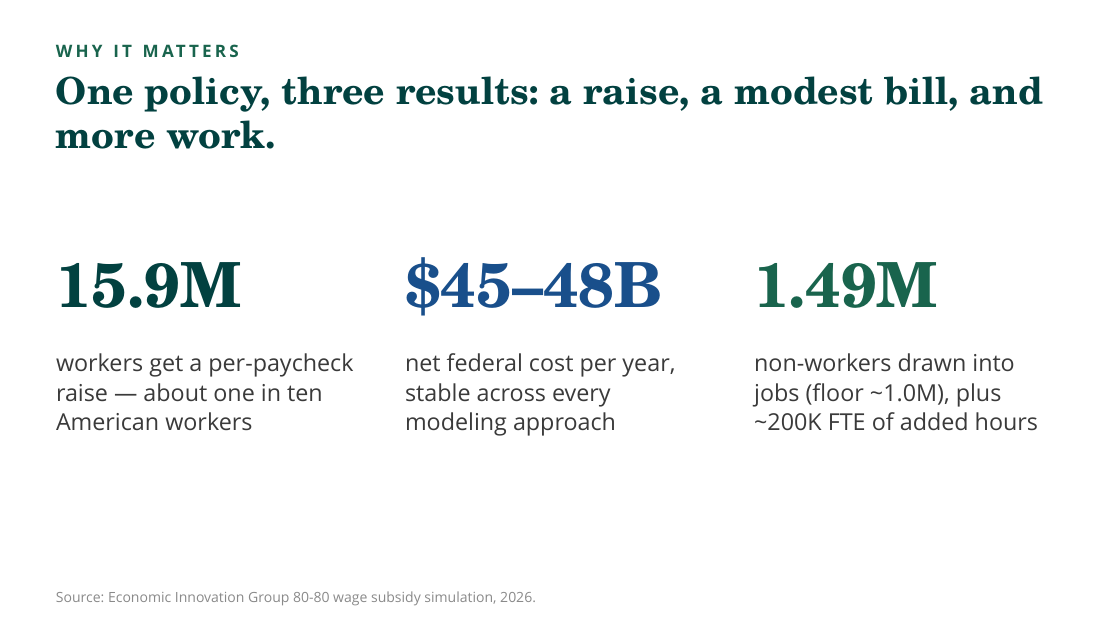
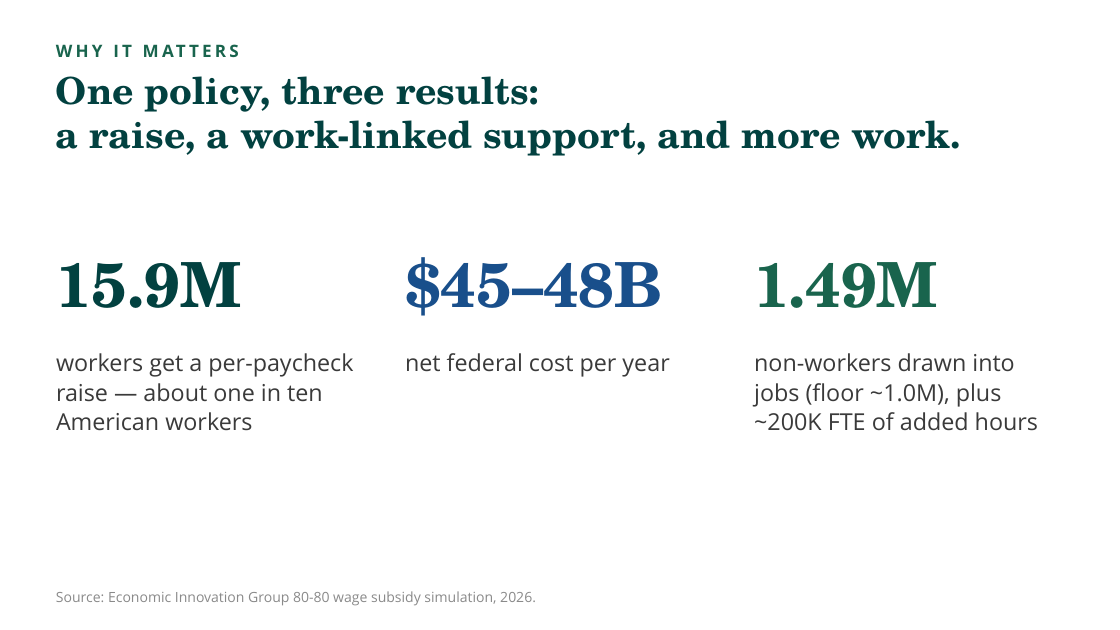
Before and after one commit to bnglasner/eig-wagesubsidy-policy-sim, a slide deck: slide 2 of output/slides/2026-07-09_80-80-companion-deck.pptx. Drawn at 1120x630 pixels with LibreOffice and Linux fonts; fonts in the diff are those of the drawing. Boxes give left, top, right and bottom in pixels: in the first picture for what was removed or moved away, otherwise in the second. Text is boxed around its words. In the diff, an @@ line names an element or a change of style, - is before the commit and + after.

```diff
--- a/output/slides/2026-07-09_80-80-companion-deck.pptx
+++ b/output/slides/2026-07-09_80-80-companion-deck.pptx
@@ text at [56, 76, 961, 156]: text changed @@
-One policy, three results: a raise, a modest bill, and more work.
+One policy, three results:
+a raise, a work-linked support, and more work.
@@ text at [405, 353, 669, 377]: text changed @@
-net federal cost per year, stable across every modeling approach
+net federal cost per year
```
Also in this commit, not shown: 5 other slides changed, 1 other file.
